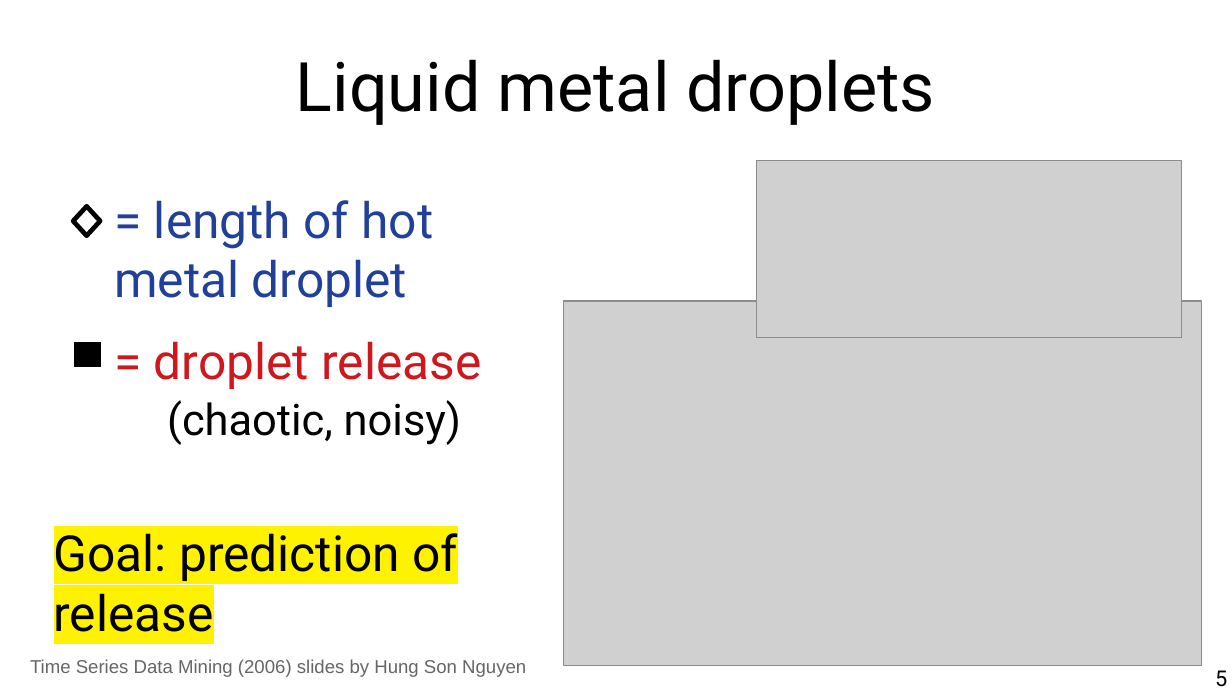
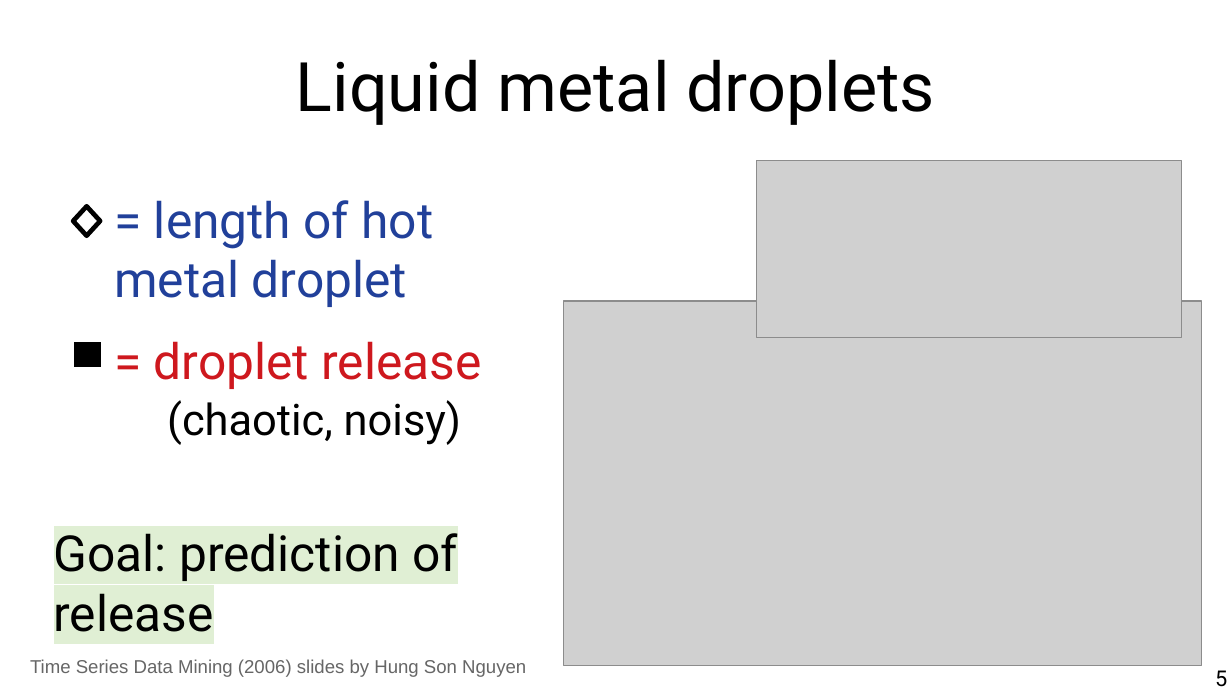
Before and after one commit to marco-calautti/data-mining-course, a slide deck: slide 5 of theory/tt27_time_series.odp. Drawn at 1232x693 pixels with LibreOffice and Linux fonts; fonts in the diff are those of the drawing; grey boxes stand for pictures. Boxes give left, top, right and bottom in pixels: in the first picture for what was removed or moved away, otherwise in the second. Text is boxed around its words. In the diff, an @@ line names an element or a change of style, - is before the commit and + after.

```diff
--- a/theory/tt27_time_series.odp
+++ b/theory/tt27_time_series.odp
@@ text "Goal: prediction of release" at <box>54,533,458,632</box>: highlight #FFF200 to #E0EFD4 @@
```
Also in this commit, not shown: 2 other slides changed, 3 other files.
